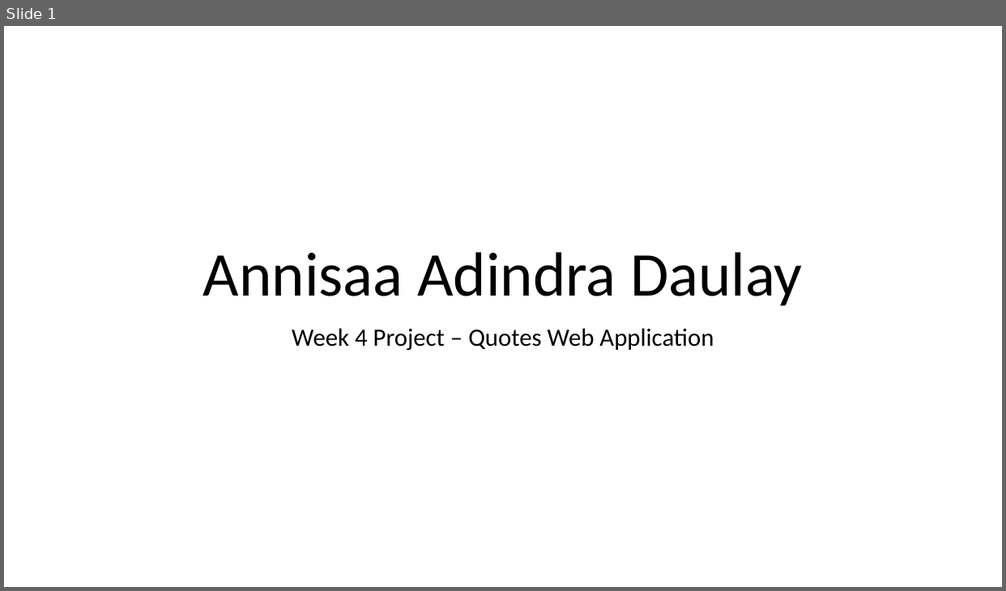
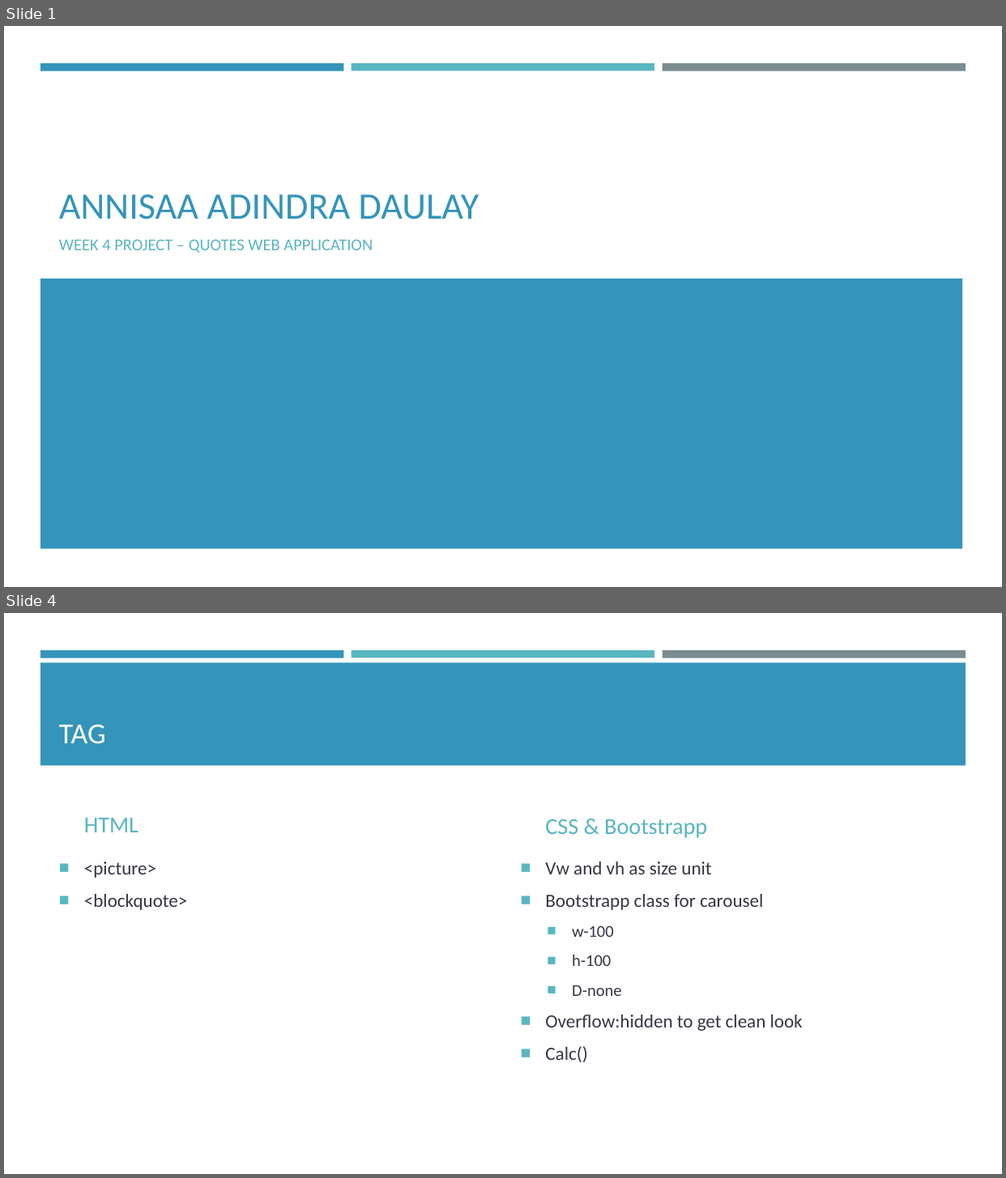
Before and after one commit to annisaaadindra/quotes-web-app, a slide deck: Annisaa Adindra Daulay.pptx. Shown one above the other, each under a label of ours: slide 1 before the commit, slides 1 and 4 after it; the slides between them are not shown. The pictures are 1006x591 and 1006x1178 pixels, drawn with LibreOffice and Linux fonts; fonts in the diff are those of the drawing. Boxes give left, top, right and bottom in pixels: in the first picture for what was removed or moved away, otherwise in the second. Text is boxed around its words. In the diff, an @@ line names an element or a change of style, - is before the commit and + after.

```diff
--- a/Annisaa Adindra Daulay.pptx
+++ b/Annisaa Adindra Daulay.pptx
@@ slide 4 added at box(4, 613, 1002, 1174), background #FFFFFF; not listed: 3 template elements that a slide beside it also shows @@
@@ rectangle added at box(40, 662, 966, 766), fill #3494BA @@
@@ title added at box(59, 724, 106, 744), 28 pt, text #FFFFFF @@
+TAG
@@ text added at box(84, 818, 138, 833), 22 pt, text #58B6C0 @@
+HTML
@@ text added at box(545, 819, 707, 838), 22 pt, text #58B6C0 @@
+CSS & Bootstrapp
@@ text added at box(84, 862, 188, 910), 18 pt, text #373545 @@
+■ <picture>
+■ <blockquote>
@@ text added at box(545, 862, 803, 1063), 18 pt, text #373545 @@
+■ Vw and vh as size unit
+■ Bootstrapp class for carousel
+  ■ w-100
+  ■ h-100
+  ■ D-none
+■ Overflow:hidden to get clean look
+■ Calc()
@@ slide 1 changed as well @@
@@ rectangle added at box(40, 63, 344, 71), fill #3494BA @@
@@ rectangle added at box(351, 63, 654, 71), fill #58B6C0 @@
@@ rectangle added at box(662, 63, 965, 71), fill #7A8C8E @@
@@ title at box(59, 194, 479, 220): text changed; size 60 to 36 pt; text colour #000000 to #3494BA @@
-Annisaa Adindra Daulay
+ANNISAA ADINDRA DAULAY
@@ subtitle at box(59, 239, 373, 253): text changed; size 24 to 16 pt; text colour #000000 to #58B6C0 @@
-Week 4 Project – Quotes Web Application
+WEEK 4 PROJECT – QUOTES WEB APPLICATION
@@ rectangle added at box(40, 278, 963, 548), fill #3494BA @@
```
Also in this commit, not shown: 5 other slides added, 2 other files.
